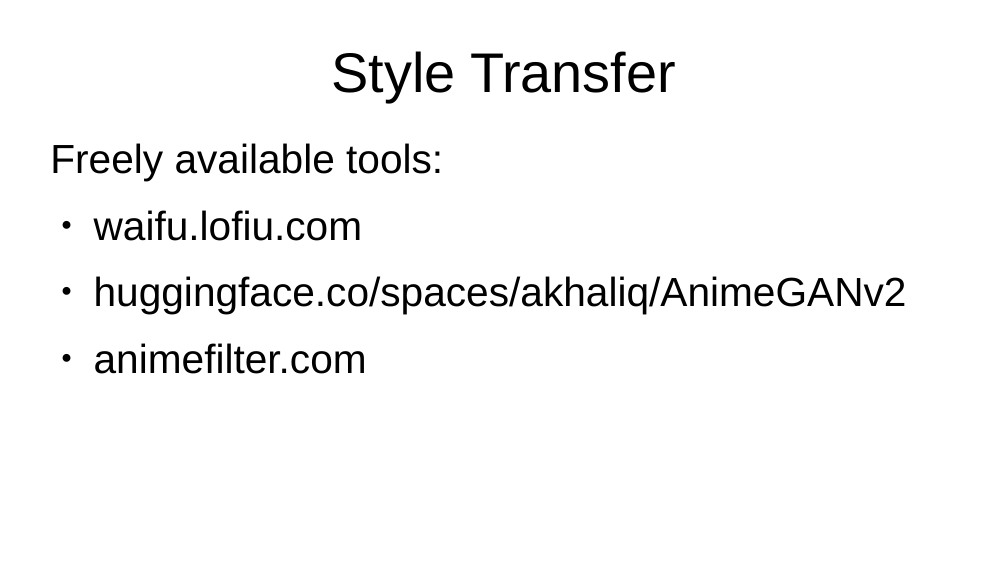
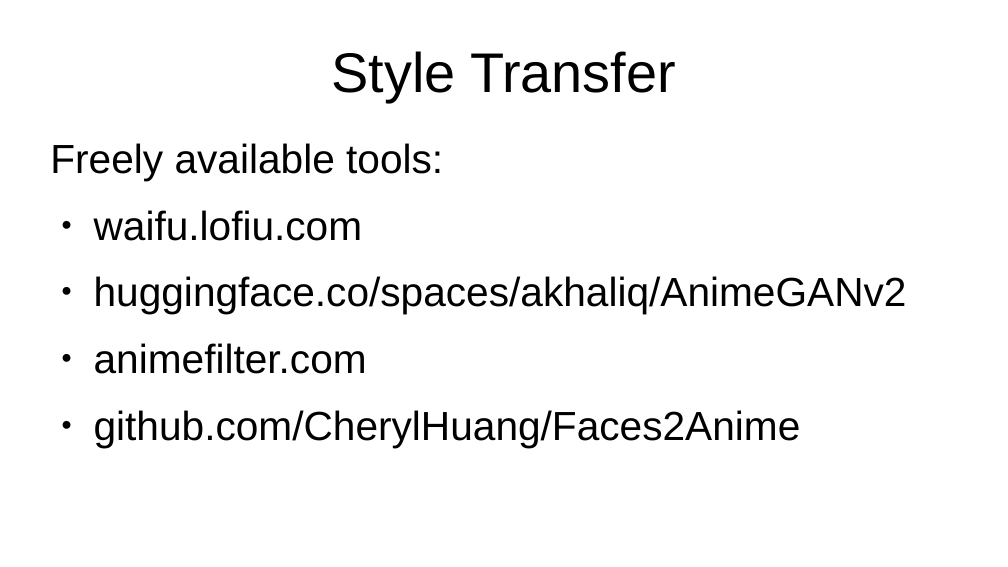
Before and after one commit to kkokilep/Cant-Spell-Anime-Without-AI, a slide deck: slide 13 of presentation/presentation-0.odp. Drawn at 1008x567 pixels with LibreOffice and Linux fonts; fonts in the diff are those of the drawing. Boxes give left, top, right and bottom in pixels: in the first picture for what was removed or moved away, otherwise in the second. Text is boxed around its words. In the diff, an @@ line names an element or a change of style, - is before the commit and + after.

```diff
--- a/presentation/presentation-0.odp
+++ b/presentation/presentation-0.odp
@@ text at bbox=[94, 410, 801, 448]: paragraph added @@
+● github.com/CherylHuang/Faces2Anime
```
Also in this commit, not shown: 1 other slide changed, 3 slides removed, 2 other files.
